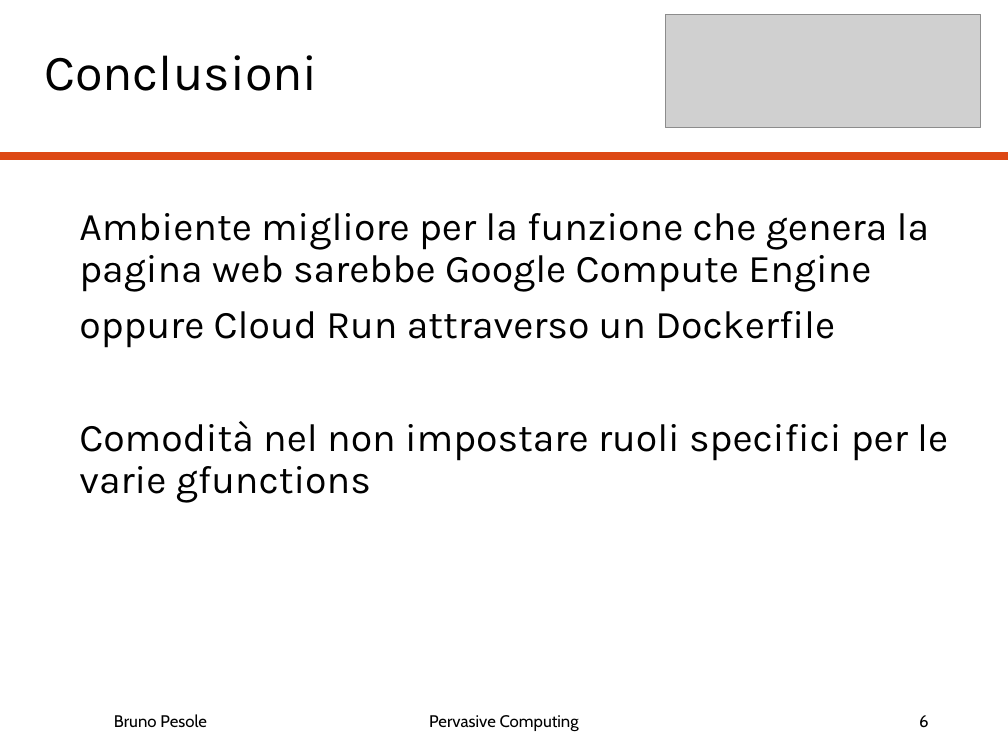
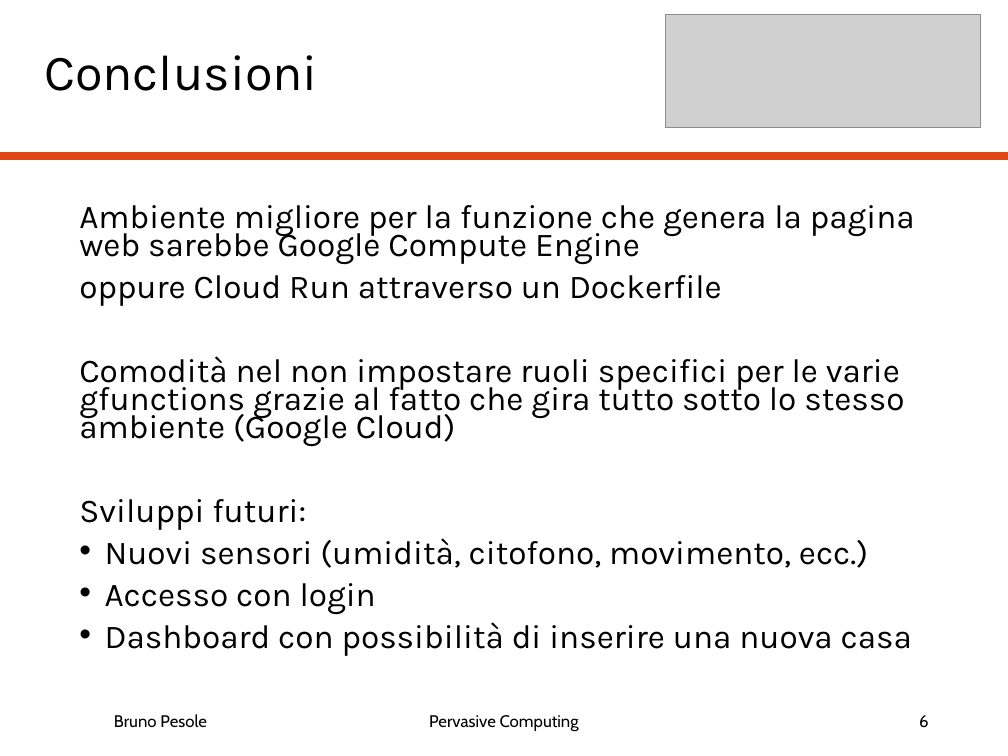
Before and after one commit to magicoderx/HomeGuard, a slide deck: slide 6 of docs/Presentazione.pptx. Drawn at 1008x756 pixels with LibreOffice and Linux fonts; fonts in the diff are those of the drawing; grey boxes stand for pictures. Boxes give left, top, right and bottom in pixels: in the first picture for what was removed or moved away, otherwise in the second. Text is boxed around its words. In the diff, an @@ line names an element or a change of style, - is before the commit and + after.

```diff
--- a/docs/Presentazione.pptx
+++ b/docs/Presentazione.pptx
@@ text at (79,205,915,306): size 28 to 23.8 pt in "Ambiente migliore per la funzione che genera ...", "oppure Cloud Run attraverso un Dockerfile"; line spacing 0.9 to 0.7 @@
@@ text at (79,356,912,656): text changed; size 28 to 23.8 pt @@
-Comodità nel non impostare ruoli specifici per le varie gfunctions
+Comodità nel non impostare ruoli specifici per le varie gfunctions grazie al fatto che gira tutto sotto lo stesso ambiente (Google Cloud)
+Sviluppi futuri:
+• Nuovi sensori (umidità, citofono, movimento, ecc.)
+• Accesso con login
+• Dashboard con possibilità di inserire una nuova casa
```
Also in this commit, not shown: 3 other slides changed, 2 other files.
